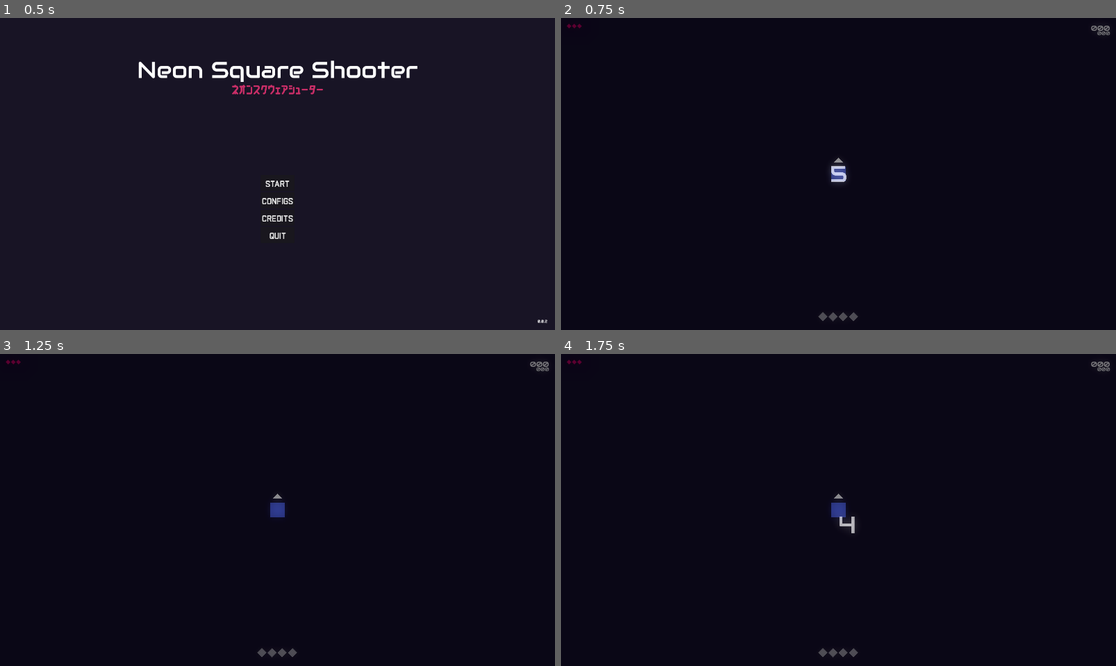
Above: before the commit, frames 1-4 (two rows, left to right).
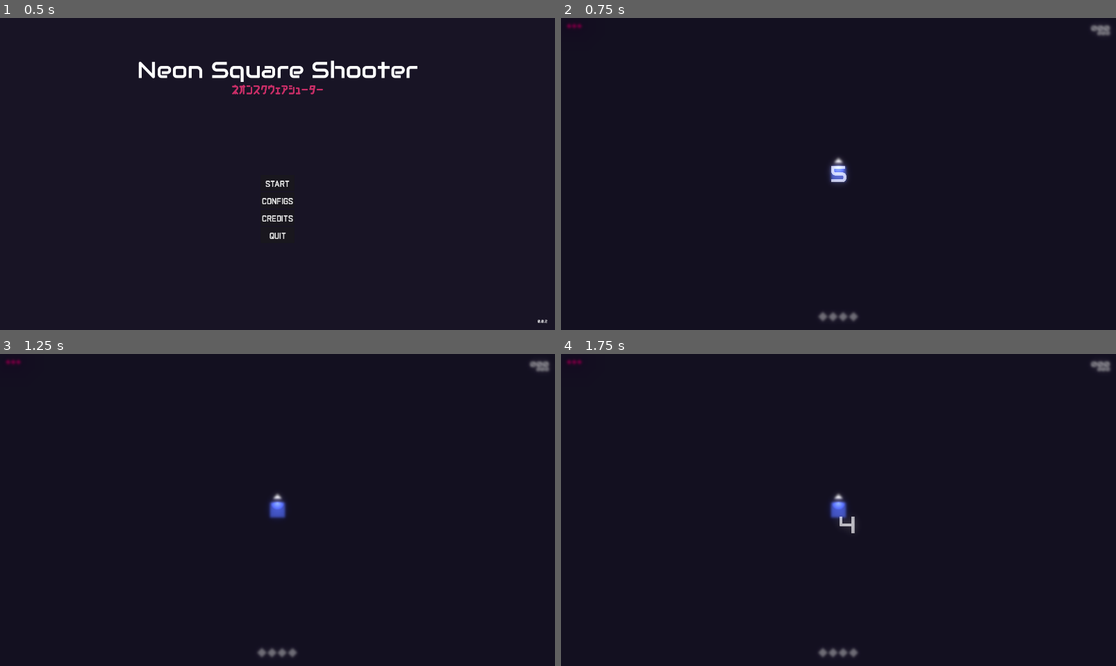
Above: after the commit, the same moments.

Repository: matheusmondenez/my-first-platform-game
Game: Godot game, scene res://wave_shooter/ui/main_menu.tscn
Two runs of this game, one before a commit and one after it. Both use one fixed random seed, a clock stepped at 60 frames per second and the inputs below.
Inputs (mouse positions are in pixels of both pictures, inside the frame that each line leads up to):
- Up to frame 1 (0.5 s): no input
- Up to frame 2 (0.75 s): click "START" at 0.5 s
- Up to frame 3 (1.25 s): no input
- Up to frame 4 (1.75 s): tap Enter at 1.25 s; move the mouse to (960, 494) at 1.27 s; press the mouse at (960, 494) at 1.28 s; hold D (right) from 1.28 s (still down); tap W (up) at 1.52, 1.55 s

Frame 1 is identical in both runs. In frame 2, 0.4% of the frame differs, in the area x 0-100%, y 1-98%; in frame 3, 0.4%; in frame 4, 0.4%.

Commit message:
creates blur shader and inits level/xp management

Diff:
--- a/wave_shooter/entities/enemies/base_enemy.gd
+++ b/wave_shooter/entities/enemies/base_enemy.gd
@@ -11,7 +11,6 @@
 
 #region lifecicle
 func _ready() -> void:
-	stats = stats.duplicate(true) # Não precisa disso se marar o Resource > Local to Scene
 	color = stats.tint
 
 #region _process
@@ -60,6 +59,7 @@
 	queue_free()
 	Global.points += 10
 	Global.enemies_count += 1
+	Global.xp += stats.given_xp
 
 #region signals
 func _on_area_2d_area_entered(area: Area2D) -> void:
--- a/wave_shooter/entities/player/player.gd
+++ b/wave_shooter/entities/player/player.gd
@@ -35,6 +35,7 @@
 func _process(delta: float) -> void:
 	if not is_dead:
 		handle_spotlight(delta)
+		handle_level()
 		move(delta)
 	if Global.parent_node_creation and is_loaded and not is_dead:
 		if not Configs.game_configs.auto_shot and Input.is_action_pressed("shoot"):
@@ -113,6 +114,12 @@
 		edge_position = mouse_local * (clamp_range / max_component)
 		spotlight.position = spotlight.position.lerp(edge_position, 10 * delta)
 
+func handle_level() -> void:
+	print("LEVEL: ", Global.level)
+	print("XP: ", Global.xp)
+	if Global.xp > Global.LEVELS[Global.level]["max_xp"]:
+		Global.level += 1
+
 func die() -> void:
 	$Area.monitoring = false
 	$Area.monitorable = false
--- a/wave_shooter/resoures/enemies_stats/base_enemy_stats.gd
+++ b/wave_shooter/resoures/enemies_stats/base_enemy_stats.gd
@@ -5,4 +5,5 @@
 @export var tint: Color
 @export var life: int
 @export var speed: int
-@export var knockback_force: int
+@export var weight: int
+@export var given_xp: int
--- a/wave_shooter/resoures/enemies_stats/default_enemy_stats.tres
+++ b/wave_shooter/resoures/enemies_stats/default_enemy_stats.tres
@@ -8,4 +8,5 @@
 tint = Color(0.788235, 0.180392, 0.403922, 1)
 life = 3
 speed = 75
-knockback_force = 6
+weight = 5
+given_xp = 1
--- a/wave_shooter/resoures/enemies_stats/speedy_enemy_stats.tres
+++ b/wave_shooter/resoures/enemies_stats/speedy_enemy_stats.tres
@@ -8,4 +8,5 @@
 tint = Color(0.631373, 0.4, 0, 1)
 life = 1
 speed = 150
-knockback_force = 6
+weight = 5
+given_xp = 2
--- a/wave_shooter/resoures/enemies_stats/tank_enemy_stats.tres
+++ b/wave_shooter/resoures/enemies_stats/tank_enemy_stats.tres
@@ -8,4 +8,5 @@
 tint = Color(0.449449, 0.323838, 1, 1)
 life = 10
 speed = 50
-knockback_force = 6
+weight = 15
+given_xp = 3
--- /dev/null
+++ b/wave_shooter/shaders/darkened_gaussian_blur.gdshader
@@ -0,0 +1,44 @@
+shader_type canvas_item;
+
+uniform sampler2D SCREEN_TEXTURE: hint_screen_texture,repeat_disable, filter_nearest;
+/**
+* How blurry the result should be.
+* Limited to 20 because of performance, if you want feel free to break it.
+*/
+uniform float strength : hint_range(0.1, 20.0) = 3.3;
+/**
+* How dark the blur will be
+*/
+uniform float mix_percentage: hint_range(0.0, 1.0) = 0.3;
+
+float gaussianDistribution(float x, float STD){ // STD stands for standard deviation
+	return exp(-(x*x)/(2.*STD*STD))/(sqrt(2.*PI)*STD);
+}
+
+vec3 gaussianblur(sampler2D sampler, vec2 pos, vec2 pixel_size, float sigmaUsed, int radius){
+    vec3 blurredPixel = vec3(0.0);
+    float total_weight = 0.0;
+	// Loop over the radius (tecnically its a square)
+    for(int i = -radius ; i <= radius; i++){
+        for(int j = -radius; j <= radius; j++){
+			// Calculate the offset from the current pixel
+			vec2 offset = vec2(float(i), float(j))*pixel_size;
+			vec2 changedPos = pos + offset;
+
+			// Calculate the weight based on the Gaussian distribution multiplying both dimentions (how far are X and Y form the center (pos))
+			float weight = gaussianDistribution(float(i), sigmaUsed)*gaussianDistribution(float(j), sigmaUsed);
+			// Add the weighted color value to the blurred pixel
+			blurredPixel += texture(SCREEN_TEXTURE, changedPos).rgb * weight;
+			total_weight += weight;
+        }
+    }
+	// Normalize the blurred pixel color by the total weight
+	blurredPixel/=total_weight;
+    return blurredPixel;
+}
+void fragment() {
+    vec3 PixelBlurred = gaussianblur(SCREEN_TEXTURE, SCREEN_UV, SCREEN_PIXEL_SIZE, strength, int(round(3.0 * strength)));
+	vec3 color = mix(PixelBlurred, vec3(0.0), mix_percentage);
+    // The radius is 3*strength because it is the point where the Gaussian weight is near zero.
+    COLOR = vec4(color, 1.);
+}
--- a/wave_shooter/singletons/configs.gd
+++ b/wave_shooter/singletons/configs.gd
@@ -3,6 +3,7 @@
 enum LANGUAGES { PT, EN }
 
 const VERSION: String = "0.0.2"
+const DEBUG_MODE: bool = true
 const WAVES: Dictionary = {
 	1: {
 		"enemies_to_spawn": 10,
--- a/wave_shooter/singletons/global.gd
+++ b/wave_shooter/singletons/global.gd
@@ -1,12 +1,32 @@
 extends Node
 
-var parent_node_creation = null
-var camera = null
-var player = null
+var parent_node_creation: Node = null
+var camera: Node = null
+var player: Node = null
+var level: int = 1
+var xp: int = 0
 var points: int = 0
 var high_score: int = 0
 var current_wave: int = 1
 var enemies_count: int = 0
+
+const LEVELS = {
+	1: {
+		"max_xp": 19,
+	},
+	2: {
+		"max_xp": 29,
+	},
+	3: {
+		"max_xp": 39,
+	},
+	4: {
+		"max_xp": 49,
+	},
+	5: {
+		"max_xp": 59,
+	},
+}
 
 func instance_node(node, location, parent, resource = null):
 	var node_instance = node.instantiate()
@@ -20,6 +40,3 @@
 	Engine.time_scale = time_scale
 	await get_tree().create_timer(duration, true, false, true).timeout # Não precisa mais fazer duration * time_scale pra ignorar o time scale, o quarto parâmetro faz isso
 	Engine.time_scale = 1
-
-func assign_skill(key: int, skill: BaseSkill) -> void:
-	Configs.assigned_skills[key] = skill
--- a/wave_shooter/ui/count_down.tscn
+++ b/wave_shooter/ui/count_down.tscn
@@ -1,7 +1,13 @@
-[gd_scene load_steps=3 format=3 uid="uid://bdge81isdmgwf"]
+[gd_scene load_steps=5 format=3 uid="uid://bdge81isdmgwf"]
 
 [ext_resource type="Script" path="res://wave_shooter/ui/count_down.gd" id="1_kht6a"]
 [ext_resource type="FontFile" uid="uid://b2vaekuu7epix" path="res://wave_shooter/assets/fonts/Audiowide-Regular.ttf" id="1_kqtjv"]
+[ext_resource type="Shader" path="res://wave_shooter/shaders/darkened_gaussian_blur.gdshader" id="2_0s5i4"]
+
+[sub_resource type="ShaderMaterial" id="ShaderMaterial_6d05n"]
+shader = ExtResource("2_0s5i4")
+shader_parameter/strength = 3.3
+shader_parameter/mix_percentage = 0.3
 
 [node name="CountDown" type="Control"]
 process_mode = 3
@@ -15,6 +21,7 @@
 script = ExtResource("1_kht6a")
 
 [node name="Overlay" type="ColorRect" parent="."]
+material = SubResource("ShaderMaterial_6d05n")
 layout_mode = 1
 anchors_preset = 15
 anchor_right = 1.0
